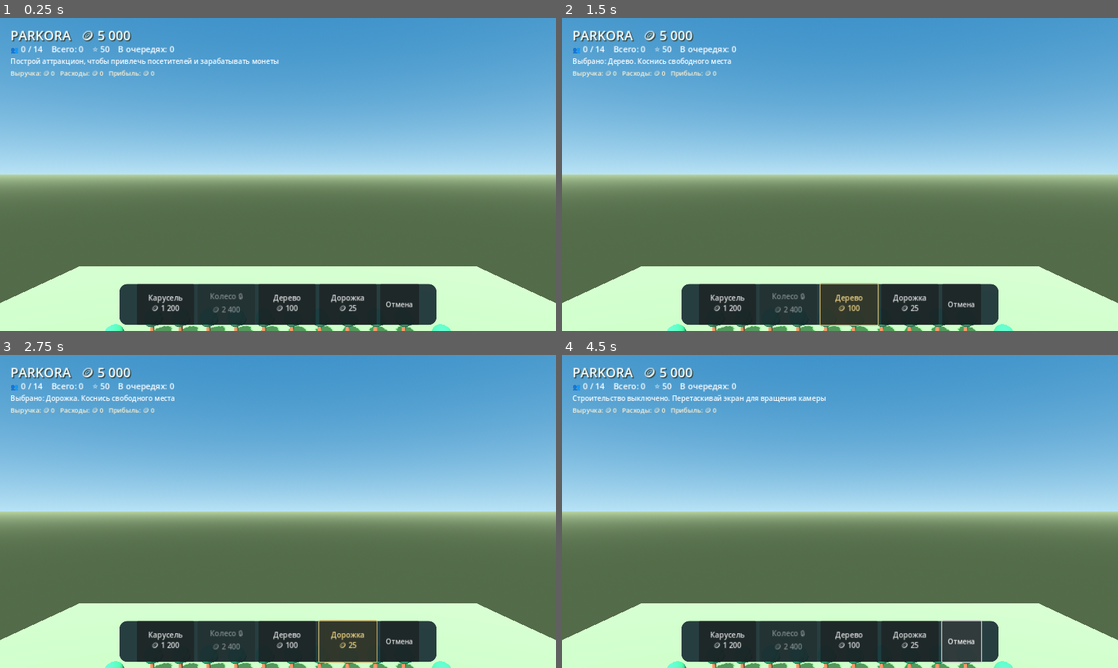
Above: before the commit, frames 1-4 (two rows, left to right).
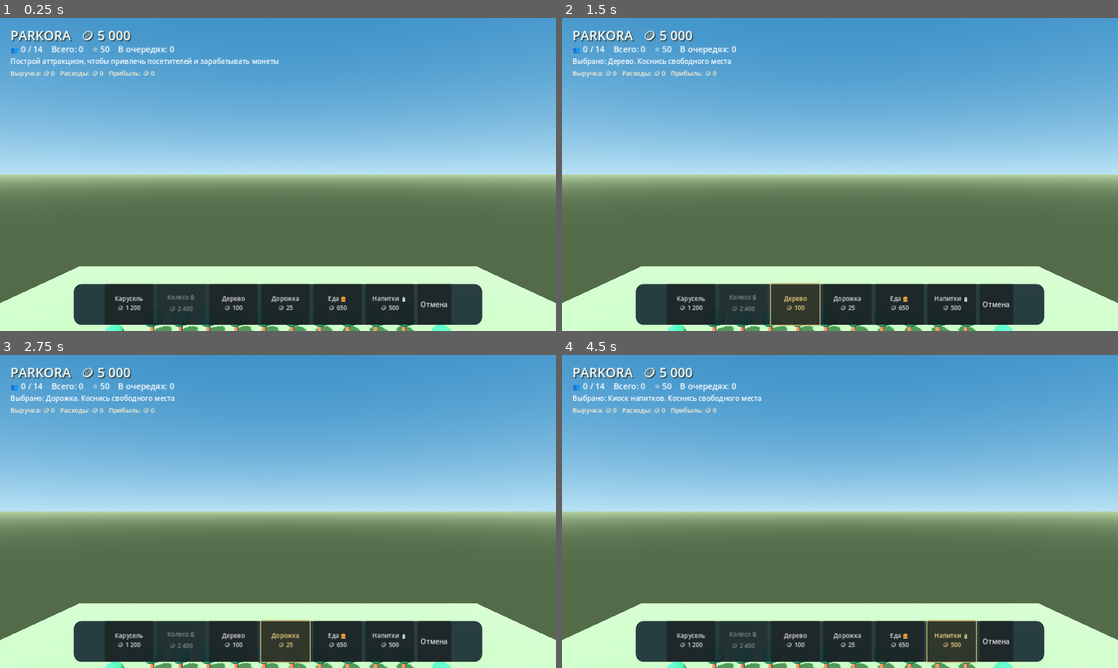
Above: after the commit, the same moments.

Repository: uchihabaha05-del/PARKORA
Game: Godot game, scene res://scenes/main.tscn
Two runs of this game, one before a commit and one after it. Both use one fixed random seed, a clock stepped at 60 frames per second and the inputs below.
Inputs (mouse positions are in pixels of both pictures, inside the frame that each line leads up to):
- Up to frame 1 (0.25 s): no input
- Up to frame 2 (1.5 s): click "Карусель 🪙 1 200" at 0.5 s; click "Дерево 🪙 100" at 1.25 s
- Up to frame 3 (2.75 s): click "Дорожка 🪙 25" at 2 s
- Up to frame 4 (4.5 s): click "Отмена" at 2.75 s; click (901, 642) at 3.5 s, where only the run after the commit has a clickable "Еда 🍔 🪙 650"; click (951, 642) at 4.25 s, where only the run after the commit has a clickable "Напитки 🥤 🪙 500"

The runs differ from the first frame. In frame 1, 3.1% of the frame differs, in the area x 13-87%, y 84-99%; in frame 2, 3.4%; in frame 3, 3.4%; in frame 4, 3.8%, in the area x 1-87%, y 12-99%.

Commit message:
Add food and drink kiosks with visitor-driven sales

Diff:
--- a/scripts/main.gd
+++ b/scripts/main.gd
@@ -1,7 +1,7 @@
 extends Node3D
 
 const STARTING_COINS := 5000
-const BUILD_COSTS := {"carousel": 1200, "ferris": 2400, "tree": 100, "path": 25}
+const BUILD_COSTS := {"carousel": 1200, "ferris": 2400, "tree": 100, "path": 25, "food": 650, "drink": 500}
 const RIDE_TICKET_PRICE := 35
 const ENTRY_TICKET_PRICE := 10
 const MAX_VISITORS := 14
@@ -18,6 +18,7 @@
 var touch_dragged := false
 var visitors: Array[Dictionary] = []
 var rides: Array[Dictionary] = []
+var shops: Array[Dictionary] = []
 var path_cells: Dictionary = {}
 var spawn_timer := 1.0
 var total_visitors := 0
@@ -37,6 +38,7 @@
 var yellow_material: StandardMaterial3D
 var blue_material: StandardMaterial3D
 var cream_material: StandardMaterial3D
+var green_material: StandardMaterial3D
 var skin_material: StandardMaterial3D
 var shirt_materials: Array[StandardMaterial3D] = []
 
@@ -77,6 +79,7 @@
 	yellow_material = _material(Color("#ffd45c"))
 	blue_material = _material(Color("#59b9e8"))
 	cream_material = _material(Color("#fff0cf"))
+	green_material = _material(Color("#55b86a"))
 	skin_material = _material(Color("#f2bd91"))
 	shirt_materials = [
 		_material(Color("#f06b68")),
@@ -206,8 +209,8 @@
 	panel.anchor_right = 0.5
 	panel.anchor_top = 1.0
 	panel.anchor_bottom = 1.0
-	panel.offset_left = -365
-	panel.offset_right = 365
+	panel.offset_left = -470
+	panel.offset_right = 470
 	panel.offset_top = -108
 	panel.offset_bottom = -14
 	var style := StyleBoxFlat.new()
@@ -227,14 +230,16 @@
 	_add_build_button(row, "Колесо 🔒\n🪙 2 400", "ferris")
 	_add_build_button(row, "Дерево\n🪙 100", "tree")
 	_add_build_button(row, "Дорожка\n🪙 25", "path")
+	_add_build_button(row, "Еда 🍔\n🪙 650", "food")
+	_add_build_button(row, "Напитки 🥤\n🪙 500", "drink")
 	_add_clear_button(row)
 
 
 func _add_build_button(parent: HBoxContainer, caption: String, build_type: String) -> void:
 	var button := Button.new()
 	button.text = caption
-	button.custom_minimum_size = Vector2(132, 72)
-	button.add_theme_font_size_override("font_size", 17)
+	button.custom_minimum_size = Vector2(112, 72)
+	button.add_theme_font_size_override("font_size", 14)
 	button.pressed.connect(_select_build.bind(build_type))
 	parent.add_child(button)
 	build_buttons[build_type] = button
@@ -243,7 +248,7 @@
 func _add_clear_button(parent: HBoxContainer) -> void:
 	var button := Button.new()
 	button.text = "Отмена"
-	button.custom_minimum_size = Vector2(90, 72)
+	button.custom_minimum_size = Vector2(78, 72)
 	button.add_theme_font_size_override("font_size", 16)
 	button.pressed.connect(_select_build.bind(""))
 	parent.add_child(button)
@@ -270,6 +275,10 @@
 			return "Дерево"
 		"path":
 			return "Дорожка"
+		"food":
+			return "Киоск еды"
+		"drink":
+			return "Киоск напитков"
 	return "Объект"
 
 
@@ -321,9 +330,9 @@
 	if coins < cost:
 		_set_hint("Не хватает монет для строительства")
 		return
-	if selected_build == "carousel" or selected_build == "ferris":
-		if _find_path(Vector3(0, 0, 13), position + Vector3(0, 0, 4.0)).is_empty():
-			_set_hint("Подведи дорожку к входу аттракциона — без доступа гости не смогут им пользоваться")
+	if selected_build in ["carousel", "ferris", "food", "drink"]:
+		if _find_path(Vector3(0, 0, 13), position + Vector3(0, 0, 2.0)).is_empty():
+			_set_hint("Подведи дорожку к объекту — посетители должны иметь к нему доступ")
 			return
 	match selected_build:
 		"carousel":
@@ -335,11 +344,25 @@
 		"path":
 			_add_box(position + Vector3(0, 0.04, 0), Vector3(2.0, 0.12, 2.0), path_material)
 			_register_path(position)
+		"food", "drink":
+			_create_shop(selected_build, position)
 	coins -= cost
 	built_objects.append({"type": selected_build, "position": position})
 	_save_game()
 	_update_hud()
 	_set_hint(_build_name(selected_build) + " построено! 🪙 " + str(coins))
+
+
+func _create_shop(shop_type: String, position: Vector3) -> void:
+	var kiosk := Node3D.new()
+	kiosk.position = position
+	add_child(kiosk)
+	var counter_material: StandardMaterial3D = red_material if shop_type == "food" else blue_material
+	_add_box_local(kiosk, Vector3(0, 0.8, 0), Vector3(2.2, 1.6, 1.8), counter_material)
+	_add_box_local(kiosk, Vector3(0, 1.75, 0), Vector3(2.5, 0.18, 2.1), cream_material)
+	_add_box_local(kiosk, Vector3(0, 2.35, 0), Vector3(2.6, 0.18, 2.2), yellow_material)
+	_add_box_local(kiosk, Vector3(0, 2.05, -0.85), Vector3(2.5, 0.55, 0.12), green_material if shop_type == "food" else blue_material)
+	shops.append({"kind": shop_type, "position": position, "timer": 5.0, "served": 0})
 
 
 func _create_tree(position: Vector3) -> void:
@@ -424,6 +447,8 @@
 			"path":
 				_add_box(object_position + Vector3(0, 0.04, 0), Vector3(2.0, 0.12, 2.0), path_material)
 				_register_path(object_position)
+			"food", "drink":
+				_create_shop(object_type, object_position)
 		built_objects.append({"type": object_type, "position": object_position})
 
 
@@ -446,6 +471,7 @@
 
 
 func _update_economy(delta: float) -> void:
+	_update_shop_sales(delta)
 	maintenance_timer -= delta
 	if maintenance_timer > 0.0:
 		return
@@ -462,6 +488,27 @@
 		park_rating = maxf(0.0, park_rating - 1.0)
 		_set_hint("Не хватает монет на обслуживание! Рейтинг парка снижается")
 	_update_hud()
+
+
+func _update_shop_sales(delta: float) -> void:
+	if visitors.is_empty():
+		return
+	for shop in shops:
+		shop["timer"] -= delta
+		if shop["timer"] > 0.0:
+			continue
+		shop["timer"] = 9.0 if shop["kind"] == "food" else 7.0
+		var customer_count := mini(visitors.size(), 3)
+		var sale_price := 18 if shop["kind"] == "food" else 12
+		var revenue := customer_count * sale_price
+		if revenue <= 0:
+			continue
+		coins += revenue
+		total_income += revenue
+		shop["served"] += customer_count
+		park_rating = minf(100.0, park_rating + 0.15)
+		_set_hint(("Киоск еды" if shop["kind"] == "food" else "Киоск напитков") + ": обслужено " + str(customer_count) + ", доход +🪙 " + str(revenue))
+		_update_hud()
 
 
 func _visitor_spawn_interval() -> float:
